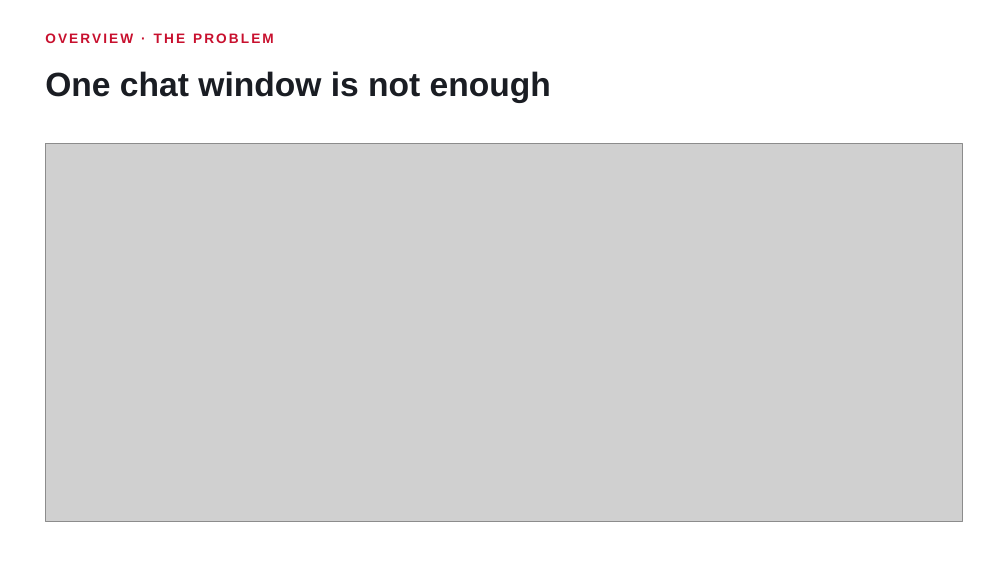
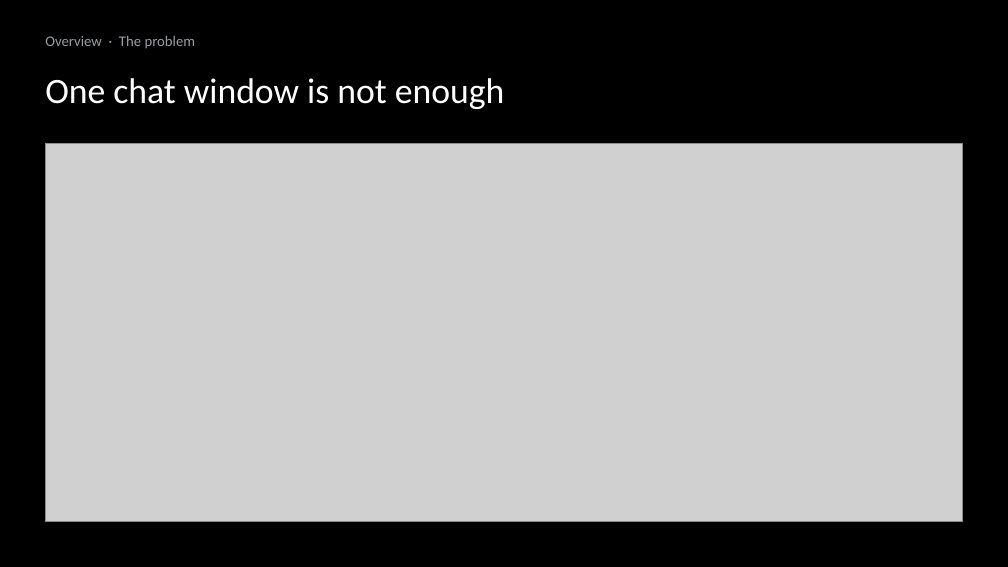
Before and after one commit to ziyangliu-666/lumen-next, a slide deck: slide 3 of docs/platform/slides/out/Team15-Lumen-Platform.pptx. Drawn at 1008x567 pixels with LibreOffice and Linux fonts; fonts in the diff are those of the drawing; grey boxes stand for pictures. Boxes give left, top, right and bottom in pixels: in the first picture for what was removed or moved away, otherwise in the second. Text is boxed around its words. In the diff, an @@ line names an element or a change of style, - is before the commit and + after.

```diff
--- a/docs/platform/slides/out/Team15-Lumen-Platform.pptx
+++ b/docs/platform/slides/out/Team15-Lumen-Platform.pptx
@@ background #FFFFFF to #000000 @@
@@ text at <box>45,36,196,49</box>: text changed; size 13 to 14 pt; font Arial to Calibri; text colour #C8102E to #9A9DA3; bold off @@
-OVERVIEW · THE PROBLEM
+Overview · The problem
@@ text "One chat window is not ..." at <box>45,78,504,109</box>: size 32 to 34 pt, font Arial to Calibri, text colour #1A1D23 to #FFFFFF, bold off @@
```
Also in this commit, not shown: 18 other slides changed, 14 other files.
